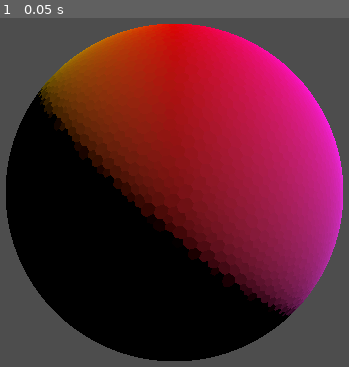
Above: before the commit, frame 1.
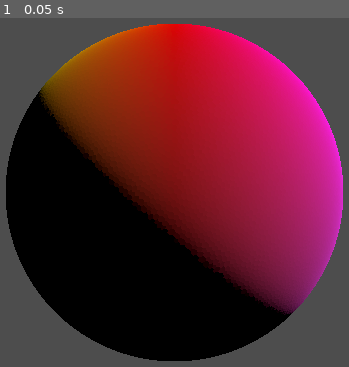
Above: after the commit, the same moment.

Repository: spuddydev/planetastic
Game: Godot game, scene res://src/planet/planet.tscn
Same seed, same stepped clock (60 frames per second), same inputs: the game is played once before the commit and once after it.
Inputs:
- Up to frame 1 (0.05 s): no input

The runs differ from the first frame. In frame 1, 0.7% of the frame differs, in the area x 4-96%, y 4-96%.

Commit message:
chore: clean up comments and remove unused sphere_centroid method

Diff:
--- a/src/common/sphere_math.gd
+++ b/src/common/sphere_math.gd
@@ -23,14 +23,6 @@
 	return v.normalized()
 
 
-## Compute the centroid of points on the unit sphere, projected back onto it.
-static func sphere_centroid(points: PackedVector3Array) -> Vector3:
-	var sum := Vector3.ZERO
-	for p in points:
-		sum += p
-	return sum.normalized()
-
-
 ## Create a canonical edge key (smaller index first) for deduplication.
 static func edge_key(a: int, b: int) -> Vector2i:
 	return Vector2i(mini(a, b), maxi(a, b))
--- a/src/planet/planet.gd
+++ b/src/planet/planet.gd
@@ -6,7 +6,7 @@
 ## Attach to a Node3D in a scene. Exports are editable in the Inspector and
 ## trigger live regeneration in the editor thanks to @tool.
 
-## Number of interleaved perturbation + relaxation rounds.
+## Number of interleaved perturbation and relaxation rounds.
 const INTERLEAVE_ROUNDS := 6
 
 ## Seed for deterministic generation. Same seed = same planet.
@@ -40,11 +40,10 @@
 func _ready() -> void:
 	_mesh_instance = MeshInstance3D.new()
 	add_child(_mesh_instance)
-	# In-editor children need this to not be saved into the scene file.
+	# In-editor children need this to not be saved into the scene file
 	_mesh_instance.owner = null
 
-	# Placeholder material that shows per-tile vertex colours. The game using
-	# this addon will provide its own materials — this is for development only.
+	# Placeholder material for development; the game will provide its own
 	_material = StandardMaterial3D.new()
 	_material.vertex_color_use_as_albedo = true
 	_material.cull_mode = BaseMaterial3D.CULL_BACK
--- a/src/planet/planet.tscn
+++ b/src/planet/planet.tscn
@@ -4,8 +4,8 @@
 
 [node name="Planet" type="Node3D" unique_id=2084971532]
 script = ExtResource("1_planet")
-planet_seed = -98765456787655
-level = 5
+planet_seed = -98765456787664
+level = 6
 distortion = 0.8
 radius = 10.0
 
--- a/src/sphere/dual_mesh_builder.gd
+++ b/src/sphere/dual_mesh_builder.gd
@@ -9,7 +9,7 @@
 ## Build dual cells from the triangle mesh.
 ## Returns an Array of DualCell — one per vertex in the input data.
 static func build(data: SphereData) -> Array[DualCell]:
-	# Precompute all triangle centroids (projected onto unit sphere).
+	# Precompute all triangle centroids on the unit sphere
 	var centroids := PackedVector3Array()
 	centroids.resize(data.get_triangle_count())
 	for ti in data.get_triangle_count():
@@ -17,7 +17,7 @@
 		var c := (data.vertices[tri.x] + data.vertices[tri.y] + data.vertices[tri.z]) / 3.0
 		centroids[ti] = c.normalized()
 
-	# Build one cell per vertex.
+	# Build one cell per vertex
 	var cells: Array[DualCell] = []
 	cells.resize(data.vertices.size())
 
@@ -25,20 +25,17 @@
 		var cell := DualCell.new()
 		cell.center = data.vertices[vi]
 
-		# Walk the triangle fan around this vertex topologically (via shared
-		# edges) rather than sorting by angle. This is correct by construction
-		# regardless of triangle shape.
+		# Walk the triangle fan topologically via shared edges
 		var fan := _walk_fan(data, vi)
 
-		# Ensure CCW winding by checking the cross product of the first two
-		# corners against the vertex normal (outward on a unit sphere).
+		# Ensure CCW winding via cross product against the vertex normal
 		var c0 := centroids[fan[0]]
 		var c1 := centroids[fan[1]]
 		var cross := (c0 - cell.center).cross(c1 - cell.center)
 		if cross.dot(cell.center) < 0.0:
 			fan.reverse()
 
-		# Build corners and neighbour indices from the fan order.
+		# Build corners and neighbour indices from the fan order
 		var corners := PackedVector3Array()
 		for ti in fan:
 			corners.append(centroids[ti])
@@ -58,22 +55,20 @@
 	var fan := PackedInt32Array()
 	fan.append(tri_indices[0])
 
-	# From the starting triangle, find the two edges through vi and pick one
-	# to establish a walking direction.
+	# Pick the first other vertex in the starting triangle as initial direction
 	var current_ti: int = tri_indices[0]
 	var tri := data.get_triangle(current_ti)
 	var verts := [tri.x, tri.y, tri.z]
 
-	# Find the first edge through vi — pick the first other vertex in the triangle.
 	var prev_shared := -1
 	for v: int in verts:
 		if v != vi:
 			prev_shared = v
 			break
 
-	# Walk around the fan by crossing edges.
+	# Walk around the fan by crossing edges
 	for _step in tri_indices.size() - 1:
-		# Find the other vertex in current triangle (not vi, not prev_shared).
+		# Find the other vertex in current triangle (not vi, not prev_shared)
 		tri = data.get_triangle(current_ti)
 		verts = [tri.x, tri.y, tri.z]
 		var next_shared := -1
@@ -82,7 +77,7 @@
 				next_shared = v
 				break
 
-		# Cross the edge (vi, next_shared) to the adjacent triangle.
+		# Cross the edge (vi, next_shared) to the adjacent triangle
 		var adj := data.get_edge_triangles(vi, next_shared)
 		var next_ti: int = adj[1] if adj[0] == current_ti else adj[0]
 
@@ -107,7 +102,7 @@
 		var ti_a := fan[ci]
 		var ti_b := fan[(ci + 1) % fan.size()]
 
-		# The neighbour is the vertex (other than vi) shared by both triangles.
+		# The neighbour is the vertex (other than vi) shared by both triangles
 		var tri_a := data.get_triangle(ti_a)
 		var tri_b := data.get_triangle(ti_b)
 		var verts_a := [tri_a.x, tri_a.y, tri_a.z]
--- a/src/sphere/perturber.gd
+++ b/src/sphere/perturber.gd
@@ -30,7 +30,7 @@
 	if distortion <= 0.0:
 		return
 
-	# Collect all edges into an array for random selection.
+	# Collect all edges into an array for random selection
 	var edges: Array = data.get_all_edges()
 	var attempt_count := int(distortion * edges.size() * 2)
 
@@ -41,15 +41,13 @@
 
 ## Attempt to rotate a single edge. Returns true if the rotation was performed.
 static func _try_rotate_edge(data: SphereData, edge: Vector2i) -> bool:
-	# Duplicate so we have stable indices — _unregister_triangle modifies
-	# the underlying array in the dictionary.
+	# Duplicate so we have stable indices; unregister_triangle modifies
+	# the underlying array in the dictionary
 	var adj := data.get_edge_triangles(edge.x, edge.y).duplicate()
 	if adj.size() != 2:
 		return false
 
-	# Find the quad: two triangles sharing this edge form a diamond.
-	# edge.x and edge.y are the shared vertices (A, B).
-	# We need the two opposite vertices (C, D) — one from each triangle.
+	# Two triangles sharing this edge form a diamond (A, B shared; C, D opposite)
 	var tri_a := data.get_triangle(adj[0])
 	var tri_b := data.get_triangle(adj[1])
 	var c := _opposite_vertex(tri_a, edge.x, edge.y)
@@ -60,7 +58,7 @@
 
 	# --- Constraint checks ---
 
-	# 1. Valence: A and B lose a triangle, C and D gain one.
+	# 1. Valence: A and B lose a triangle, C and D gain one
 	var val_a := data.get_vertex_valence(edge.x)
 	var val_b := data.get_vertex_valence(edge.y)
 	var val_c := data.get_vertex_valence(c)
@@ -70,14 +68,14 @@
 	if val_c + 1 > MAX_VALENCE or val_d + 1 > MAX_VALENCE:
 		return false
 
-	# 2. Edge ratio: new edge (C,D) shouldn't be too different from old (A,B).
+	# 2. Edge ratio: new edge (C,D) shouldn't be too different from old (A,B)
 	var old_len := data.vertices[edge.x].distance_to(data.vertices[edge.y])
 	var new_len := data.vertices[c].distance_to(data.vertices[d])
 	var ratio := new_len / old_len if old_len > MIN_EDGE_LENGTH else 999.0
 	if ratio > MAX_EDGE_RATIO or ratio < 1.0 / MAX_EDGE_RATIO:
 		return false
 
-	# 3. Angle: no overly obtuse angles at the new edge endpoints.
+	# 3. Angle: no overly obtuse angles at the new edge endpoints
 	if (
 		SphereMath.triangle_angle_at(data.vertices[edge.x], data.vertices[c], data.vertices[d])
 		> MAX_ANGLE
@@ -90,20 +88,19 @@
 		return false
 
 	# --- Perform the rotation ---
-	# Remove old triangles from adjacency before changing them.
+	# Remove old triangles from adjacency before changing them
 	data.unregister_triangle(adj[0])
 	data.unregister_triangle(adj[1])
 
-	# Old: tri_a = (A, B, C), tri_b = (A, B, D) [approximately]
-	# New: tri_a → (A, C, D), tri_b → (B, D, C)
+	# Old: (A,B,C) and (A,B,D)  New: (A,C,D) and (B,D,C)
 	_set_triangle(data, adj[0], edge.x, c, d)
 	_set_triangle(data, adj[1], edge.y, d, c)
 
-	# Verify winding: normal should point outward (same direction as vertex).
+	# Verify winding: normal should point outward
 	_ensure_outward_winding(data, adj[0])
 	_ensure_outward_winding(data, adj[1])
 
-	# Re-register the modified triangles in adjacency.
+	# Re-register the modified triangles in adjacency
 	data.register_triangle(adj[0])
 	data.register_triangle(adj[1])
 	return true
@@ -137,10 +134,10 @@
 	var v2 := data.vertices[data.triangles[base + 2]]
 
 	var normal := (v1 - v0).cross(v2 - v0)
-	# On a unit sphere, the centroid of the triangle roughly points outward.
+	# On a unit sphere, the centroid roughly points outward
 	var centroid := (v0 + v1 + v2) / 3.0
 	if normal.dot(centroid) < 0.0:
-		# Winding is clockwise — swap last two vertices to fix.
+		# Winding is clockwise, swap last two vertices to fix
 		var tmp := data.triangles[base + 1]
 		data.triangles[base + 1] = data.triangles[base + 2]
 		data.triangles[base + 2] = tmp
--- a/src/sphere/relaxer.gd
+++ b/src/sphere/relaxer.gd
@@ -33,8 +33,7 @@
 		if tri_indices.size() < 3:
 			continue
 
-		# For each triangle around this vertex, compute centroid and compare
-		# the vertex-to-centroid distance against the ideal.
+		# Compare vertex-to-centroid distance against the ideal for each triangle
 		var displacement := Vector3.ZERO
 		for ti in tri_indices:
 			var tri := data.get_triangle(ti)
@@ -74,5 +73,5 @@
 static func compute_ideal_distance(data: SphereData) -> float:
 	var area_per_tri := 4.0 * PI / data.get_triangle_count()
 	var side_length := sqrt(4.0 * area_per_tri / sqrt(3.0))
-	# Slight underestimate to avoid triangles flipping inside-out from too much pressure.
+	# Slight underestimate to avoid triangles flipping inside-out
 	return side_length / sqrt(3.0) * IDEAL_DISTANCE_FACTOR
--- a/src/sphere/sphere_data.gd
+++ b/src/sphere/sphere_data.gd
@@ -11,11 +11,11 @@
 ## E.g. [0,1,2, 0,2,3, ...] means triangle 0 is (v0,v1,v2), triangle 1 is (v0,v2,v3).
 var triangles: PackedInt32Array
 
-## Edge → adjacent triangle indices. Key: Vector2i(min_idx, max_idx).
+## Edge-to-triangle adjacency. Key: Vector2i(min_idx, max_idx).
 ## Value: PackedInt32Array of triangle indices (usually exactly 2 for a closed mesh).
 var _edge_triangles: Dictionary
 
-## Vertex → triangle indices containing that vertex.
+## Vertex-to-triangle adjacency.
 ## Indexed by vertex index; each entry is a PackedInt32Array.
 var _vertex_triangles: Array
 
@@ -46,12 +46,12 @@
 		var v1 := triangles[base + 1]
 		var v2 := triangles[base + 2]
 
-		# Register this triangle for each of its three vertices.
+		# Register this triangle for each of its three vertices
 		_vertex_triangles[v0].append(ti)
 		_vertex_triangles[v1].append(ti)
 		_vertex_triangles[v2].append(ti)
 
-		# Register this triangle for each of its three edges.
+		# Register this triangle for each of its three edges
 		for edge: Vector2i in [
 			SphereMath.edge_key(v0, v1),
 			SphereMath.edge_key(v1, v2),
@@ -91,14 +91,14 @@
 	var tri := get_triangle(ti)
 	var verts := [tri.x, tri.y, tri.z]
 
-	# Remove from vertex to triangle cache.
+	# Remove from vertex-to-triangle cache
 	for v in verts:
 		var arr: PackedInt32Array = _vertex_triangles[v]
 		var idx := arr.find(ti)
 		if idx != -1:
 			_vertex_triangles[v].remove_at(idx)
 
-	# Remove from edge to triangle cache.
+	# Remove from edge-to-triangle cache
 	for i in 3:
 		var key := SphereMath.edge_key(verts[i], verts[(i + 1) % 3])
 		if _edge_triangles.has(key):
--- a/src/sphere/sphere_generator.gd
+++ b/src/sphere/sphere_generator.gd
@@ -25,9 +25,8 @@
 static func _create_base() -> SphereData:
 	var data := SphereData.new()
 
-	# The 12 vertices of a regular icosahedron lie at the corners of three
-	# mutually perpendicular golden rectangles (aspect ratio 1:φ). We
-	# normalize them to place them on the unit sphere.
+	# Icosahedron vertices: corners of three mutually perpendicular golden
+	# rectangles, normalised onto the unit sphere
 	var raw_verts: Array[Vector3] = [
 		Vector3(-1, PHI, 0),
 		Vector3(1, PHI, 0),
@@ -145,9 +144,7 @@
 	result.vertices = data.vertices.duplicate()
 	result.triangles = PackedInt32Array()
 
-	# Cache of midpoints: edge_key → vertex index. This ensures that when
-	# two triangles share an edge, they reuse the same midpoint vertex
-	# instead of creating a duplicate.
+	# Midpoint cache ensures shared edges reuse the same vertex
 	var midpoint_cache: Dictionary = {}
 
 	var tri_count := data.get_triangle_count()
@@ -157,7 +154,7 @@
 		var v1 := tri.y
 		var v2 := tri.z
 
-		# Get or create the midpoint vertex for each edge.
+		# Get or create the midpoint vertex for each edge
 		var m01 := _get_midpoint(result, midpoint_cache, v0, v1)
 		var m12 := _get_midpoint(result, midpoint_cache, v1, v2)
 		var m20 := _get_midpoint(result, midpoint_cache, v2, v0)
--- a/src/sphere/sphere_mesh_builder.gd
+++ b/src/sphere/sphere_mesh_builder.gd
@@ -18,7 +18,7 @@
 		if cell.corners.size() < 3:
 			continue
 
-		# Debug rainbow: hue from longitude (X/Z), saturation from latitude (Y).
+		# Debug rainbow: hue from longitude, saturation from latitude
 		var hue := fmod(atan2(cell.center.z, cell.center.x) / TAU + 1.0, 1.0)
 		var sat := 0.6 + (cell.center.y + 1.0) / 2.0 * 0.4
 		var color := Color.from_hsv(hue, sat, 0.9)
@@ -26,14 +26,12 @@
 
 		var center := cell.center * radius
 
-		# Fan triangulation: connect center to each consecutive pair of corners.
-		# For a hexagon with corners [0,1,2,3,4,5], this creates triangles:
-		#   (center, corner0, corner1), (center, corner1, corner2), etc.
+		# Fan triangulation: connect center to each consecutive pair of corners
 		for i in cell.corners.size():
 			var c0 := cell.corners[i] * radius
 			var c1 := cell.corners[(i + 1) % cell.corners.size()] * radius
 
-			# Normal points outward from sphere center (same as the vertex direction).
+			# Normal points outward from sphere center
 			var normal := cell.center.normalized()
 			st.set_normal(normal)
 
--- a/tests/unit/test_sphere_math.gd
+++ b/tests/unit/test_sphere_math.gd
@@ -36,18 +36,6 @@
 	assert_almost_eq(result.length(), 1.0, 0.0001)
 
 
-func test_sphere_centroid_on_sphere() -> void:
-	var points := PackedVector3Array(
-		[
-			Vector3(1, 0, 0),
-			Vector3(0, 1, 0),
-			Vector3(0, 0, 1),
-		]
-	)
-	var c := SphereMath.sphere_centroid(points)
-	assert_almost_eq(c.length(), 1.0, 0.0001, "centroid should be on unit sphere")
-
-
 func test_edge_key_canonical() -> void:
 	assert_eq(SphereMath.edge_key(3, 7), Vector2i(3, 7))
 	assert_eq(SphereMath.edge_key(7, 3), Vector2i(3, 7))
